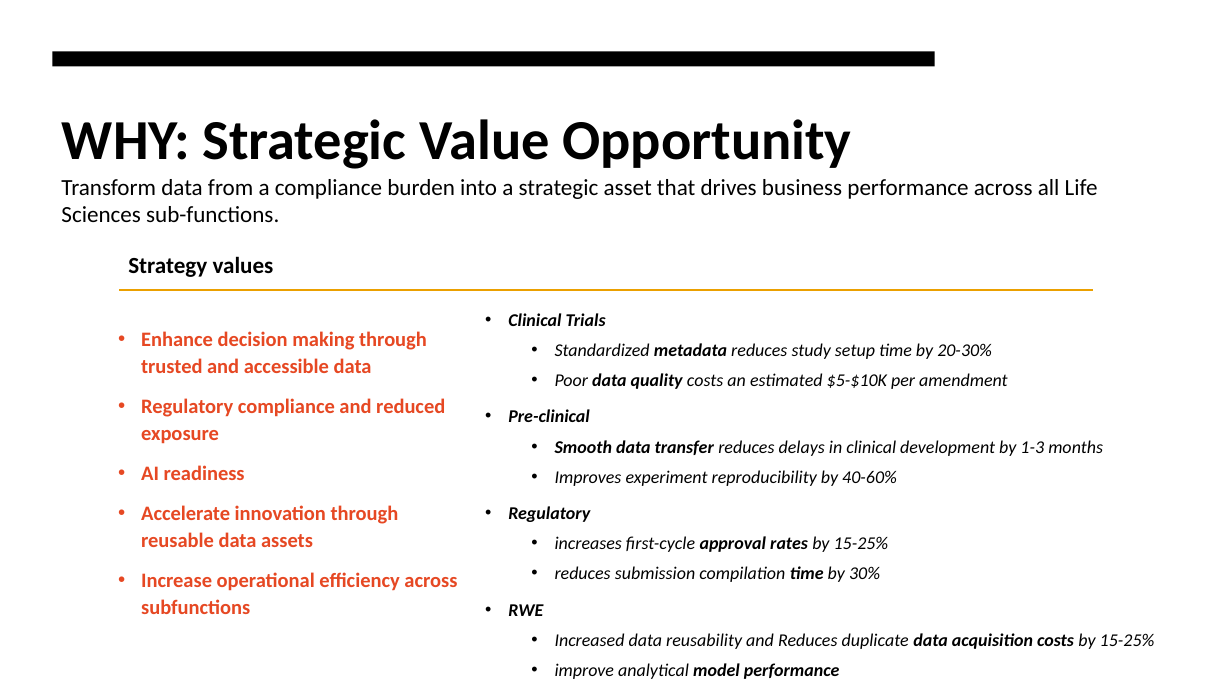
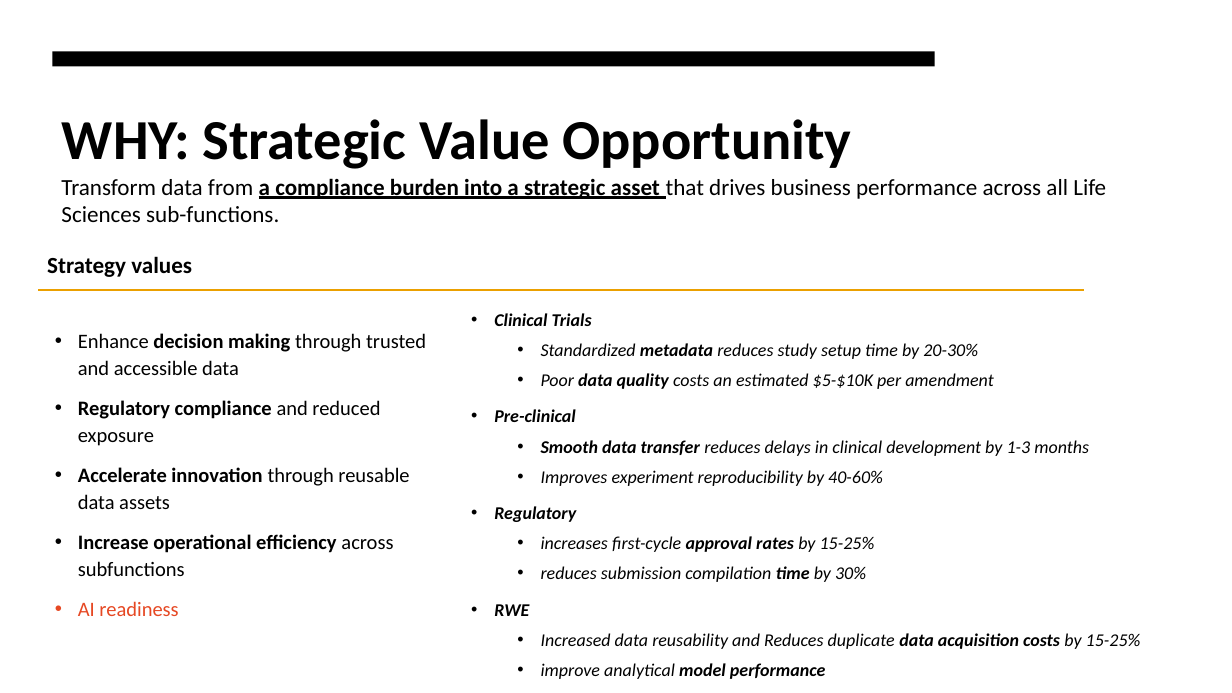
Before and after one commit to dianeguaiguai/tobacco-data-governance-demo, a slide deck: slide 4 of Life Sciences Data Governance Strategy.pptx. Drawn at 1232x693 pixels with LibreOffice and Linux fonts; fonts in the diff are those of the drawing. Boxes give left, top, right and bottom in pixels: in the first picture for what was removed or moved away, otherwise in the second. Text is boxed around its words. In the diff, an @@ line names an element or a change of style, - is before the commit and + after.

```diff
--- a/Life Sciences Data Governance Strategy.pptx
+++ b/Life Sciences Data Governance Strategy.pptx
@@ text "Transform data from a compliance ..." at bbox=[61, 178, 1106, 222]: bold on, underline on in "a compliance burden into a strategic asset" @@
@@ text "Strategy values": place and size @@
-text "Strategy values" at bbox=[128, 256, 274, 277]
+text "Strategy values" at bbox=[47, 256, 192, 277]
@@ line moved from (119, 290) - (1093, 290) to (38, 290) - (1084, 290) @@
@@ text "Enhance decision making through trusted ...": place and size @@
-text "Enhance decision making through trusted ..." at bbox=[141, 331, 457, 614]
+text "Enhance decision making through trusted ..." at bbox=[78, 333, 426, 616]
@@ text "Clinical Trials": place and size @@
-text "Clinical Trials" at bbox=[508, 313, 1155, 649]
+text "Clinical Trials" at bbox=[494, 313, 1141, 649]
@@ text at bbox=[78, 333, 426, 576]: text colour #E64823 to #000000; bold off in "Enhance through trusted and accessible data", "and reduced exposure", "through reusable data assets", "across subfunctions" @@
@@ text at bbox=[141, 465, 245, 480]: paragraph removed @@
-• AI readiness
@@ text at bbox=[78, 601, 178, 616]: paragraph added @@
+• AI readiness
```
Also in this commit, not shown: 4 other slides changed, 1 other file.
